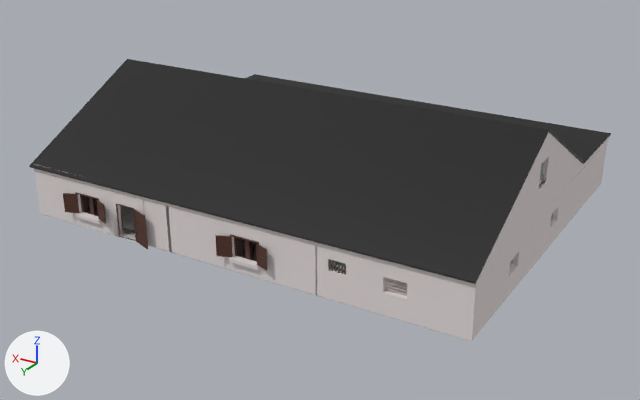
Two versions of the FBX model Exports/Maison/maison_base.fbx, one commit apart.
Camera for both pictures: a 50 mm lens placed at (-85.7, 143.0, 62.6), pointed at (-11.9, 20.0, 1.1). Arrows for +X, +Y and +Z are at lower left; the lights stay in place. Where no turn or scale is listed for an object, it has been applied to the vertices.

Names of what the first picture shows: 'mur.005', 'mur.011', 'mur.012', 'mur.013', 'mur.014', 'mur.015', 'mur.016', 'mur.019', 'mur4.016', 'mur4.018', 'mur4.020', 'toit'.
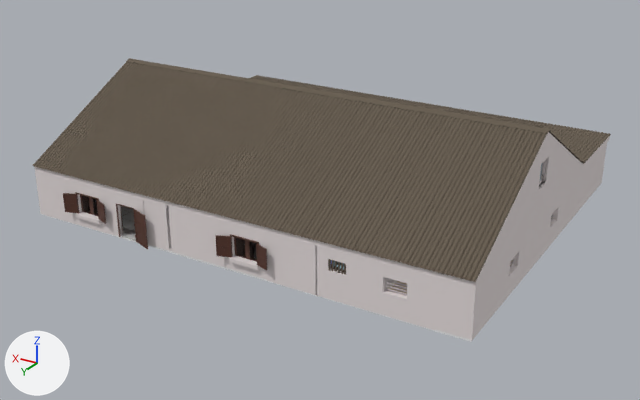
Where the newer file only moved an object's origin or applied its transform, the numbers keep the older frame.

The change, as JSON lines over the scene's bpy script:
```json
{"op": "add", "block": "me_plane_104_1", "code": ["me_plane_104_1 = bpy.data.meshes.new('Plane.104')", "me_plane_104_1.from_pydata(...)  # 2636 vertices, 2685 faces; spans x -4.4..75.1, y -7.7..9.9, z 0.2..0.4", "me_plane_104_1.materials.append(mat_metallic)  # brown #776c5e"]}
{"op": "add", "block": "me_plane_106_1", "code": ["me_plane_106_1 = bpy.data.meshes.new('Plane.106')", "me_plane_106_1.from_pydata(...)  # 2840 vertices, 2756 faces; spans x -75.1..4.4, y -16.0..9.5, z -4.5..8.4", "me_plane_106_1.materials.append(mat_metallic)  # brown #776c5e"]}
{"op": "add", "block": "me_plane_108_1", "code": ["me_plane_108_1 = bpy.data.meshes.new('Plane.108')", "me_plane_108_1.from_pydata(...)  # 24 vertices, 22 faces; spans x -35.4..44.1, y -1.5..0.1, z -1.0..-0.3", "me_plane_108_1.materials.append(mat_metallic)  # brown #776c5e"]}
{"op": "remove", "block": "ob_toit", "code": ["ob_toit = bpy.data.objects.new('toit', me_plane_094)", "ob_toit.location = (-11.7, 13.1, 12.3)"]}
{"op": "add", "block": "ob_plane_089", "code": ["ob_plane_089 = bpy.data.objects.new('Plane.089', me_plane_104_1)", "ob_plane_089.location = (-47.2, -10.5, 8.8)"]}
{"op": "add", "block": "ob_plane_091", "code": ["ob_plane_091 = bpy.data.objects.new('Plane.091', me_plane_106_1)", "ob_plane_091.location = (23.6, 38.6, 13.3)"]}
{"op": "add", "block": "ob_plane_093", "code": ["ob_plane_093 = bpy.data.objects.new('Plane.093', me_plane_108_1)", "ob_plane_093.location = (-16.2, 23.3, 22.1)"]}
```

What differs and where, as boxes [x1, y1, x2, y2] in the pictures (640 x 400 px):
```json
{"object": "toit", "change": "deleted", "before": [29, 59, 611, 284]}
{"object": "Plane.091", "change": "added", "after": [32, 62, 547, 282], "on screen": "brown"}
{"object": "Plane.089", "change": "added", "after": [249, 75, 611, 161], "on screen": "brown"}
{"object": "Plane.093", "change": "added", "after": [126, 58, 551, 134], "on screen": "brown"}
```
